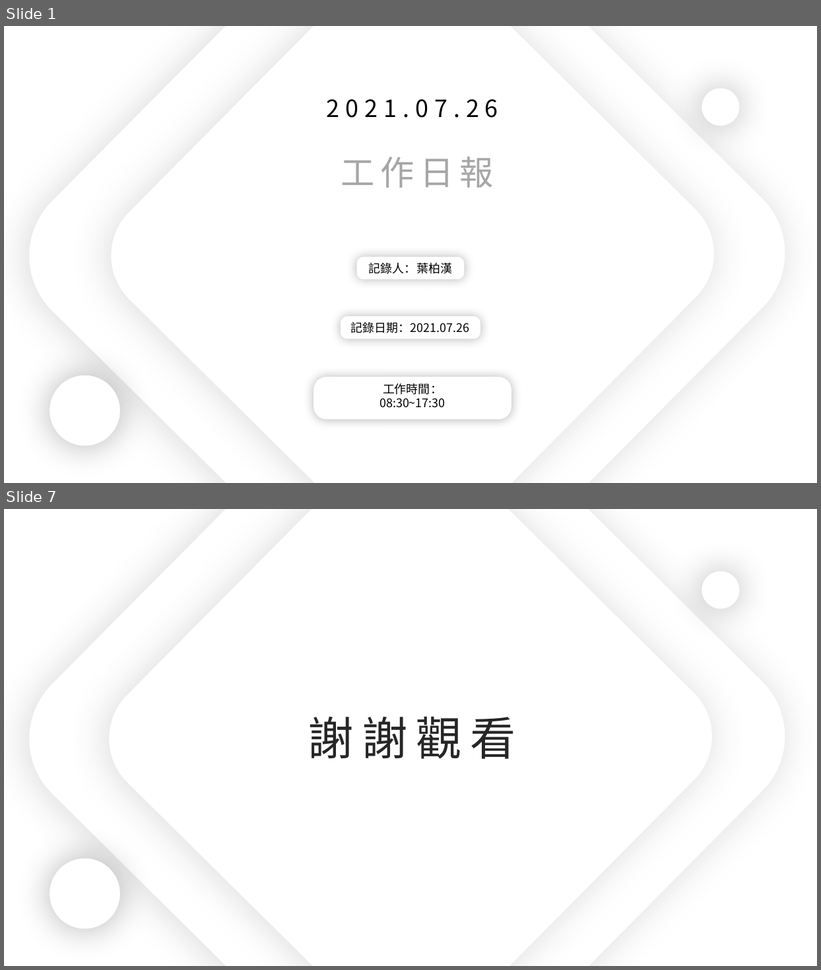
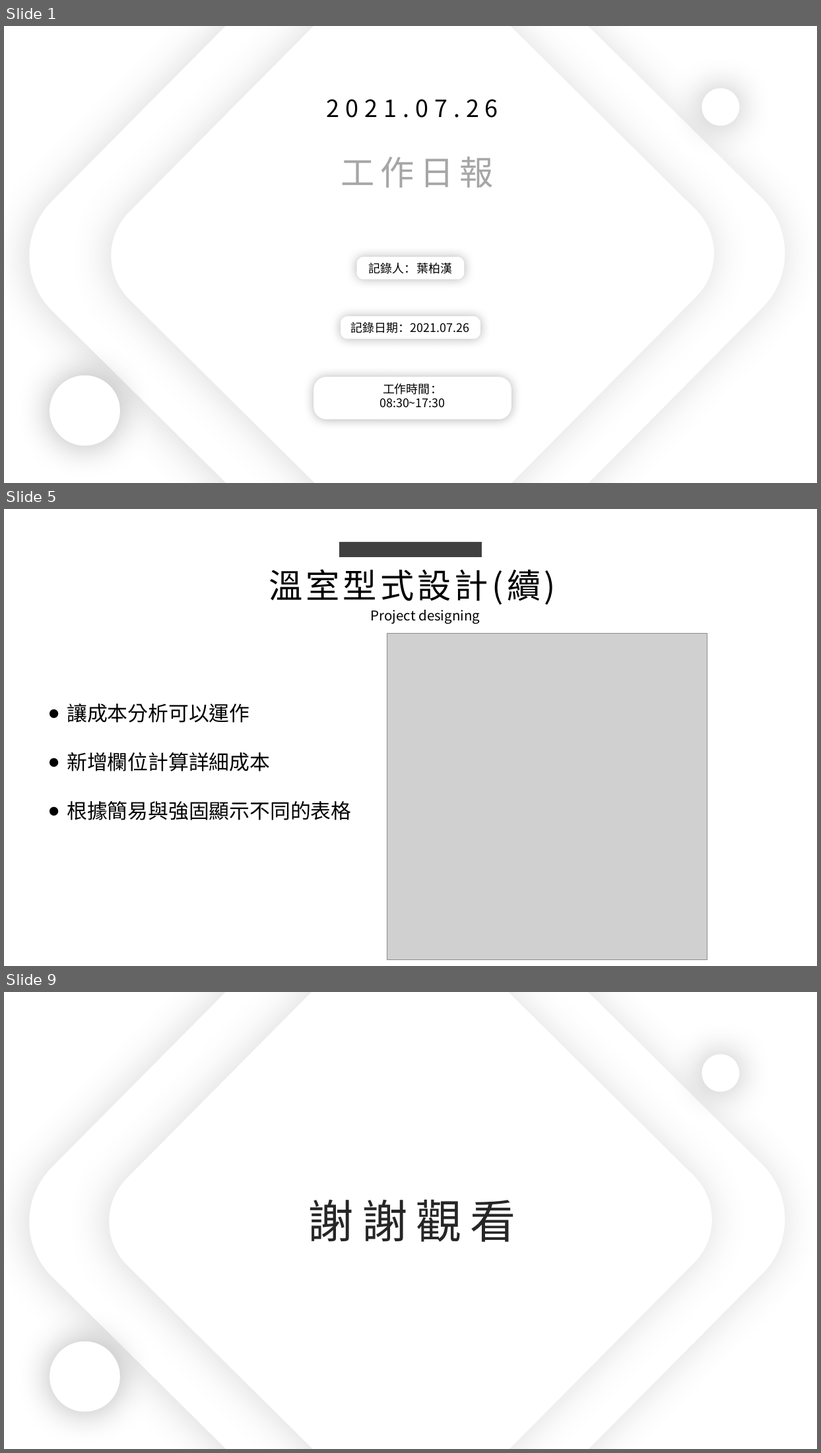
Before and after one commit to king637324/KnowledgeGreenhouseSystem, a slide deck: 工作日報_葉柏漢/2021.07/2021.07.26工作日報_葉柏漢.pptx. Shown one above the other, each under a label of ours: slides 1 and 7 before the commit, slides 1, 5 and 9 after it; the slides between them are not shown. The pictures are 821x970 and 821x1453 pixels, drawn with LibreOffice and Linux fonts; fonts in the diff are those of the drawing; grey boxes stand for pictures. Boxes give left, top, right and bottom in pixels: in the first picture for what was removed or moved away, otherwise in the second. Text is boxed around its words. In the diff, an @@ line names an element or a change of style, - is before the commit and + after.

```diff
--- a/工作日報_葉柏漢/2021.07/2021.07.26工作日報_葉柏漢.pptx
+++ b/工作日報_葉柏漢/2021.07/2021.07.26工作日報_葉柏漢.pptx
@@ slide 5 added at (4, 509, 817, 966), background #FFFFFF @@
@@ rectangle added at (339, 542, 482, 557), fill #404040 @@
@@ text added at (269, 569, 556, 605), 40 pt, text #000000 @@
+溫室型式設計(續)
@@ text added at (371, 609, 480, 624), 16 pt, text #000000 @@
+Project designing
@@ picture added at (387, 634, 708, 960) @@
@@ text added at (67, 704, 351, 821), 24 pt, text #000000 @@
+● 讓成本分析可以運作
+● 新增欄位計算詳細成本
+● 根據簡易與強固顯示不同的表格
@@ what was slide 7 is now slide 9 @@
```
Also in this commit, not shown: 3 slides changed, 3 other slides added, 2 slides removed, 5 other files.
